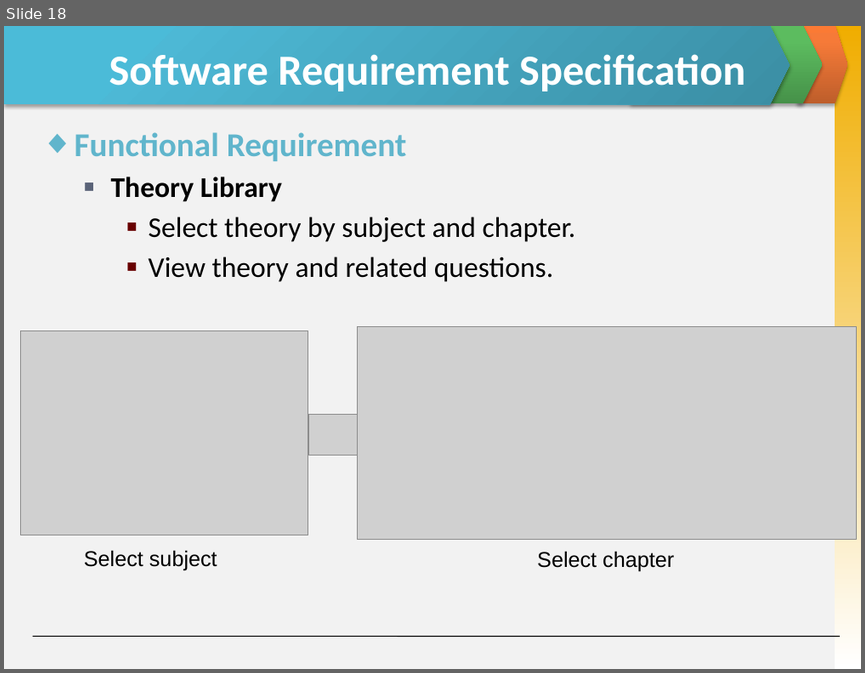
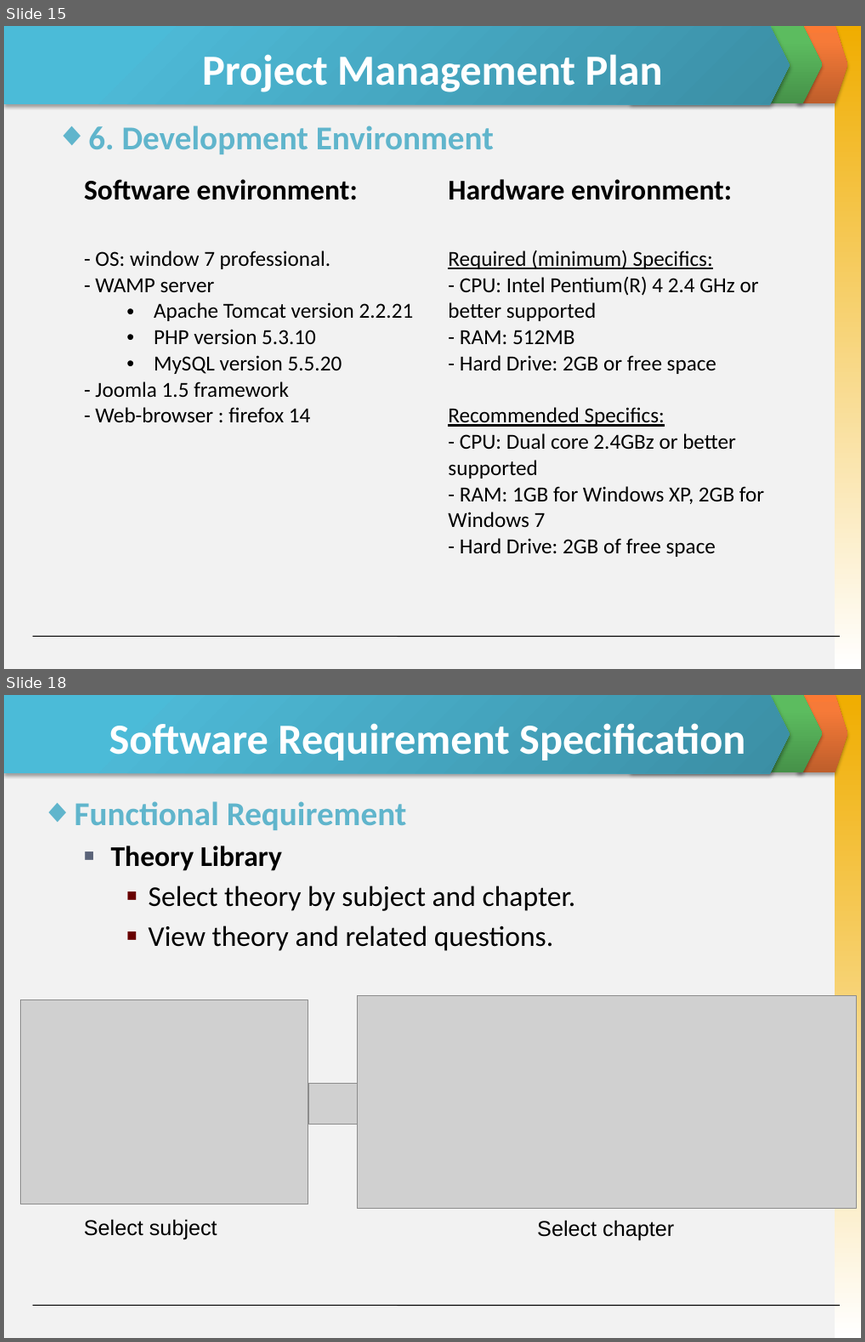
Before and after one commit to invisibleghost/e-learning-website, a slide deck: Document/Final report/Slide Present E-Learning.pptx. Shown one above the other, each under a label of ours: slide 18 before the commit, slides 15 and 18 after it; the slides between them are not shown. The pictures are 865x673 and 865x1342 pixels, drawn with LibreOffice and Linux fonts; fonts in the diff are those of the drawing; grey boxes stand for pictures. Boxes give left, top, right and bottom in pixels: in the first picture for what was removed or moved away, otherwise in the second. Text is boxed around its words. In the diff, an @@ line names an element or a change of style, - is before the commit and + after.

```diff
--- a/Document/Final report/Slide Present E-Learning.pptx
+++ b/Document/Final report/Slide Present E-Learning.pptx
@@ slide 15 added at (x1=4, y1=26, x2=861, y2=669), background #F2F2F2; not listed: 5 template elements that a slide beside it also shows @@
@@ title added at (x1=202, y1=54, x2=663, y2=92), 36 pt, text #FFFFFF, bold @@
+Project Management Plan
@@ text added at (x1=88, y1=125, x2=494, y2=154), 28 pt, text #60B5CC, bold @@
+◆ 6. Development Environment
@@ table added at (x1=75, y1=169, x2=803, y2=567), 2 rows, 2 columns @@
+Software environment: | Hardware environment:
+- OS: window 7 professional. / - WAMP server / Apache Tomcat version 2.2.21 / PHP version 5.3.10 / MySQL version 5.5.20 / - Joomla 1.5 framework / - Web-browser : firefox 14 | Required (minimum) Specifics: / - CPU: Intel Pentium(R) 4 2.4 GHz or better supported / - RAM: 512MB / - Hard Drive: 2GB or free space / Recommended Specifics: / - CPU: Dual core 2.4GBz or better supported / - RAM: 1GB for Windows XP, 2GB for Windows 7 / - Hard Drive: 2GB of free space
```
Also in this commit, not shown: 7 slides changed, 1 slide removed.
